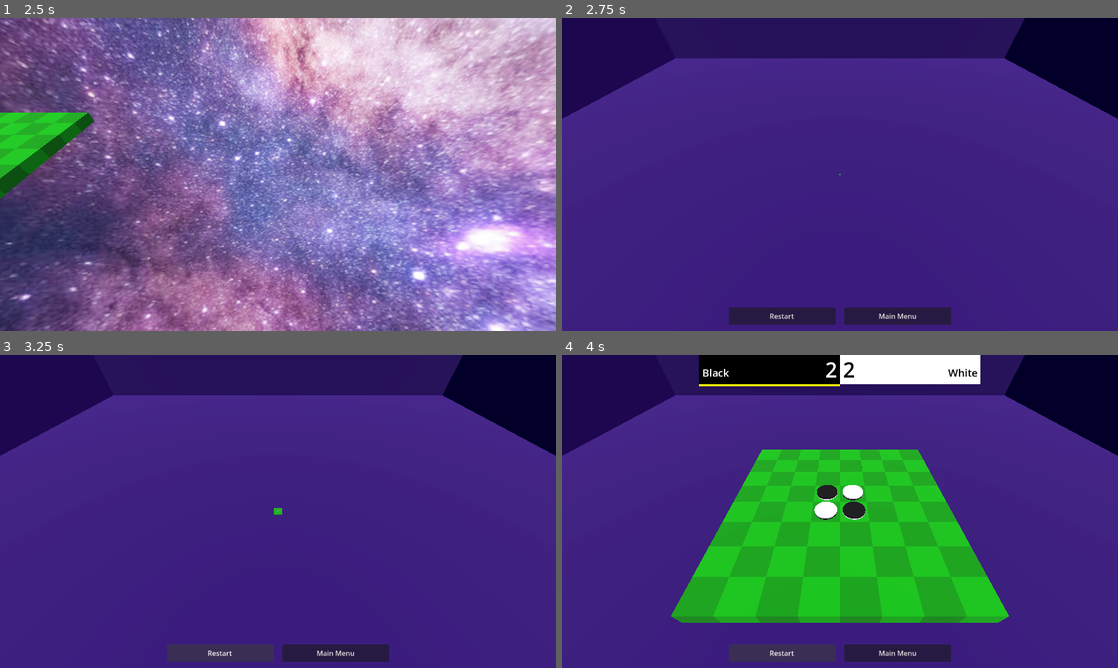
Above: before the commit, frames 1-4 (two rows, left to right).
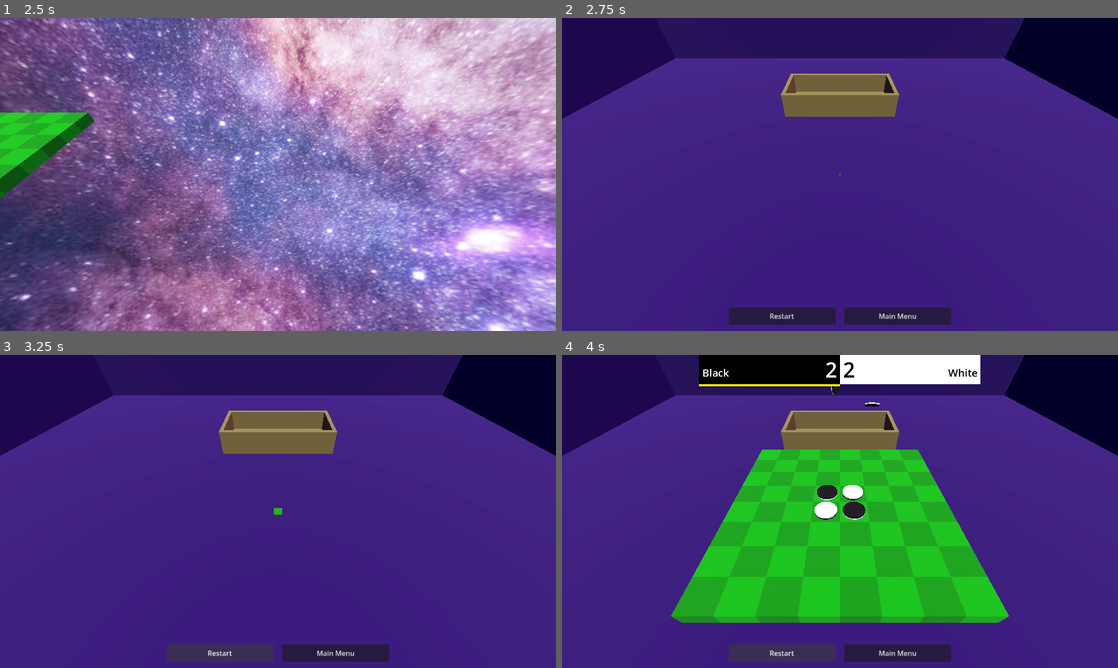
Above: after the commit, the same moments.

Repository: phrasmotica/othello
Game: Godot game, scene res://scenes/3d/main_menu_3d.tscn
Same seed, same stepped clock (60 frames per second), same inputs: the game is played once before the commit and once after it.
Inputs (mouse positions are in pixels of both pictures, inside the frame that each line leads up to):
- Up to frame 1 (2.5 s): move the mouse to (400, 158) at 0.52 s; click (400, 158) at 0.67 s; click "Start Game" at 1.25 s; move the mouse to (166, 190) at 2.02 s; click (166, 190) at 2.17 s
- Up to frame 2 (2.75 s): no input
- Up to frame 3 (3.25 s): click "Restart" at 2.75 s
- Up to frame 4 (4 s): click "Restart" at 3.5 s

Frame 1 is identical in both runs. In frame 2, 2.8% of the frame differs, in the area x 39-61%, y 17-32%; in frame 3, 2.8%; in frame 4, 2.6%.

Commit message:
Add counter box to 3D game scene

Diff:
--- a/scenes/3d/game_3d.tscn
+++ b/scenes/3d/game_3d.tscn
@@ -13,6 +13,7 @@
 [ext_resource type="PackedScene" uid="uid://most7j8bx8hc" path="res://scenes/game_buttons.tscn" id="6_50uei"]
 [ext_resource type="PackedScene" uid="uid://duyv0dq1ikr5y" path="res://scenes/3d/debug_ui.tscn" id="10_mrax3"]
 [ext_resource type="PackedScene" uid="uid://de5xco2vjeejf" path="res://scenes/3d/purple_room.tscn" id="13_yr2oc"]
+[ext_resource type="PackedScene" uid="uid://vitji75rxe4c" path="res://scenes/3d/counter_box.tscn" id="14_upf2v"]
 
 [node name="Game3D" type="Node3D"]
 script = ExtResource("1_b1isx")
@@ -97,3 +98,7 @@
 board = NodePath("../../../..")
 
 [node name="PurpleRoom" parent="." instance=ExtResource("13_yr2oc")]
+
+[node name="CounterBox" parent="." instance=ExtResource("14_upf2v")]
+transform = Transform3D(1, 0, 0, 0, 1, 0, 0, 0, 1, 0, 2, -6)
+disable_environment = true
Not shown: 1 places in scenes/3d/game_3d.tscn that only renumber resources
